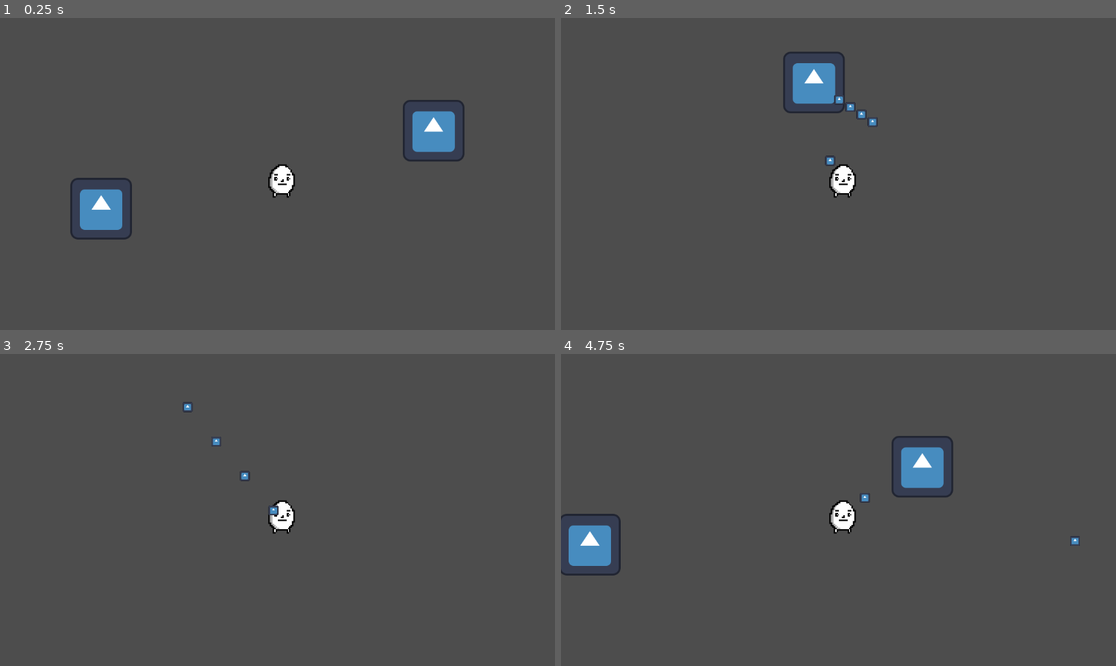
Above: before the commit, frames 1-4 (two rows, left to right).
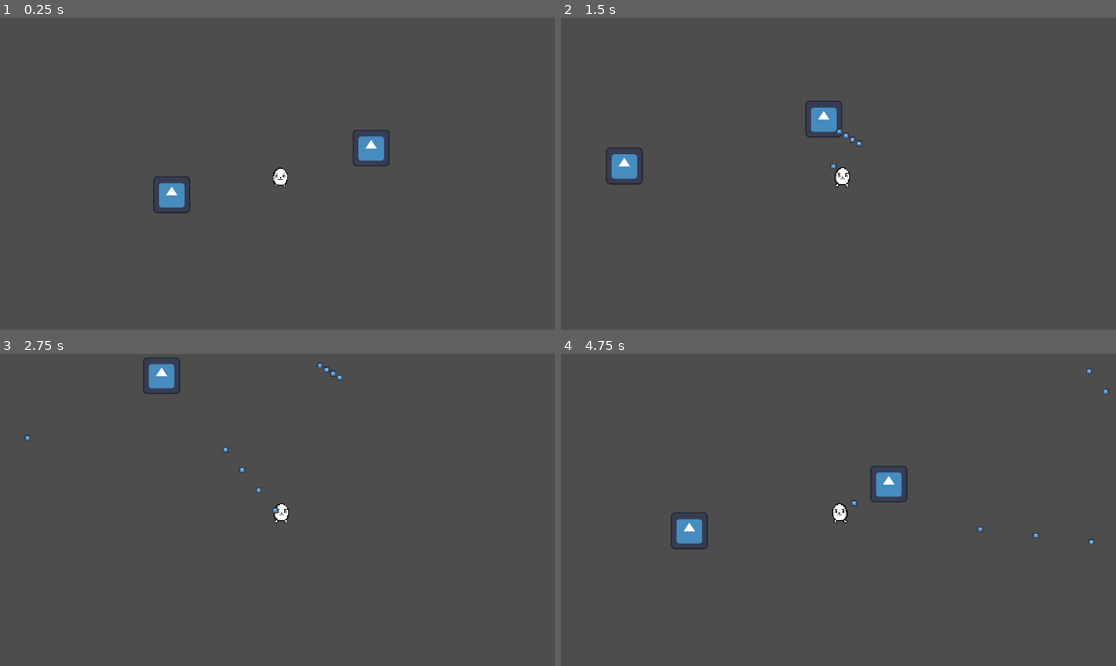
Above: after the commit, the same moments.

Repository: Dimaregaisia1749/anima
Game: Godot game, scene res://scenes/main.tscn
The game is run twice, just before and just after one commit, with the same random seed, the same clock (stepped at 60 frames per second) and the same inputs. The engine's default icon, where the game draws it, is replaced by a stand-in: a white triangle on a blue panel in a dark square.
Inputs (mouse positions are in pixels of both pictures, inside the frame that each line leads up to):
- Up to frame 1 (0.25 s): no input
- Up to frame 2 (1.5 s): tap Enter at 0.5 s; move the mouse to (960, 158) at 0.52 s; press the mouse at (960, 158) at 0.53 s; hold D (right) 0.53-1.28 s; move the mouse to (727, 189) at 1.27 s; release the mouse at (727, 189) at 1.28 s; hold S (down) from 1.28 s (still down); click (727, 189) at 1.35 s
- Up to frame 3 (2.75 s): move the mouse to (333, 441) at 2.02 s; release S (down) at 2.03 s; press the mouse at (333, 441) at 2.03 s; hold D (right) from 2.03 s (still down)
- Up to frame 4 (4.75 s): move the mouse to (810, 572) at 2.77 s; release D (right) at 2.78 s; release the mouse at (810, 572) at 2.78 s; hold W (up) 2.78-3.53 s; click (810, 572) at 2.85 s; move the mouse to (1005, 556) at 3.52 s; press the mouse at (1005, 556) at 3.53 s; hold A (left) from 3.53 s (still down); move the mouse to (672, 463) at 4.27 s; release the mouse at (672, 463) at 4.28 s; click (672, 463) at 4.35 s

The runs differ from the first frame. In frame 1, 3.8% of the frame differs, in the area x 12-84%, y 26-72%; in frame 2, 2.7%; in frame 3, 1.0%; in frame 4, 3.9%, in the area x 0-99%, y 4-72%.

Commit message:
run_animation

Diff:
--- a/scenes/Player.tscn
+++ b/scenes/Player.tscn
@@ -1,23 +1,76 @@
-[gd_scene load_steps=5 format=3 uid="uid://dfahior2p7kff"]
+[gd_scene load_steps=13 format=3 uid="uid://dfahior2p7kff"]
 
 [ext_resource type="Script" path="res://scripts/PlayerController.gd" id="1_jw3v8"]
 [ext_resource type="PackedScene" uid="uid://bha70x71wx2ab" path="res://scenes/Bullet.tscn" id="2_erbh4"]
-[ext_resource type="Texture2D" uid="uid://d3fh3c3ynwtsf" path="res://sprites/Hero.png" id="3_ndko3"]
+[ext_resource type="Texture2D" uid="uid://d3fh3c3ynwtsf" path="res://sprites/hero.png" id="3_ndko3"]
+[ext_resource type="Texture2D" uid="uid://bcol5d4cxftby" path="res://sprites/hero_sheet.png" id="4_gpmwt"]
 
 [sub_resource type="CapsuleShape2D" id="CapsuleShape2D_v22f0"]
 radius = 9.41226
 height = 21.6536
 
+[sub_resource type="AtlasTexture" id="AtlasTexture_itkf5"]
+atlas = ExtResource("4_gpmwt")
+region = Rect2(0, 0, 24, 25)
+
+[sub_resource type="AtlasTexture" id="AtlasTexture_fulb4"]
+atlas = ExtResource("4_gpmwt")
+region = Rect2(24, 0, 24, 25)
+
+[sub_resource type="AtlasTexture" id="AtlasTexture_3eq4n"]
+atlas = ExtResource("4_gpmwt")
+region = Rect2(48, 0, 24, 25)
+
+[sub_resource type="AtlasTexture" id="AtlasTexture_bshcl"]
+atlas = ExtResource("4_gpmwt")
+region = Rect2(72, 0, 24, 25)
+
+[sub_resource type="AtlasTexture" id="AtlasTexture_3pgsw"]
+atlas = ExtResource("4_gpmwt")
+region = Rect2(96, 0, 24, 25)
+
+[sub_resource type="AtlasTexture" id="AtlasTexture_xnesf"]
+atlas = ExtResource("4_gpmwt")
+region = Rect2(120, 0, 24, 25)
+
+[sub_resource type="SpriteFrames" id="SpriteFrames_2aqss"]
+animations = [{
+"frames": [{
+"duration": 1.0,
+"texture": ExtResource("3_ndko3")
+}],
+"loop": true,
+"name": &"idle",
+"speed": 5.0
+}, {
+"frames": [{
+"duration": 1.0,
+"texture": SubResource("AtlasTexture_itkf5")
+}, {
+"duration": 1.0,
+"texture": SubResource("AtlasTexture_fulb4")
+}, {
+"duration": 1.0,
+"texture": SubResource("AtlasTexture_3eq4n")
+}, {
+"duration": 1.0,
+"texture": SubResource("AtlasTexture_bshcl")
+}, {
+"duration": 1.0,
+"texture": SubResource("AtlasTexture_3pgsw")
+}, {
+"duration": 1.0,
+"texture": SubResource("AtlasTexture_xnesf")
+}],
+"loop": true,
+"name": &"run",
+"speed": 6.0
+}]
+
 [node name="Player" type="CharacterBody2D"]
 scale = Vector2(2.77553, 2.8)
 script = ExtResource("1_jw3v8")
 bullet = ExtResource("2_erbh4")
-
-[node name="Sprite2D" type="Sprite2D" parent="."]
-texture_filter = 1
-position = Vector2(-0.142029, 0.827248)
-scale = Vector2(1.03353, 1.02259)
-texture = ExtResource("3_ndko3")
 
 [node name="CollisionShape2D" type="CollisionShape2D" parent="."]
 position = Vector2(0, 3.40598e-07)
@@ -27,3 +80,10 @@
 [node name="Camera2D" type="Camera2D" parent="."]
 position = Vector2(-3.24262, -4.28571)
 scale = Vector2(1.00833, 1)
+zoom = Vector2(0.6, 0.6)
+
+[node name="AnimatedSprite2D" type="AnimatedSprite2D" parent="."]
+texture_filter = 1
+sprite_frames = SubResource("SpriteFrames_2aqss")
+animation = &"run"
+frame_progress = 0.908282
--- a/scenes/main.tscn
+++ b/scenes/main.tscn
@@ -6,6 +6,7 @@
 [node name="Main" type="Node2D"]
 
 [node name="Player" parent="." instance=ExtResource("1_525fw")]
+speed = 300
 
 [node name="wall" parent="." instance=ExtResource("2_xmbth")]
 position = Vector2(320, -97)
--- a/scripts/PlayerController.gd
+++ b/scripts/PlayerController.gd
@@ -6,6 +6,7 @@
 var bullet_speed = 20
 var shoot_delay = 0.2
 var time_since_shoot = 0
+@onready var animated = $AnimatedSprite2D
 
 func _physics_process(delta):
 	time_since_shoot += delta
@@ -17,6 +18,17 @@
 	velocity = input_direction  * speed * delta * 100
 	move_and_slide()
 
+	if Input.is_action_pressed("right"):
+		animated.play('run')
+		animated.scale.x = 1
+	elif Input.is_action_pressed("left"):
+		animated.play('run')
+		animated.scale.x = -1
+	elif Input.is_action_pressed("up") or Input.is_action_pressed("down"):
+		animated.play('run')
+	else:
+		animated.play('idle')
+
 func shoot():
 	var bullet_instance = bullet.instantiate()
 	var player_position = global_position
Binary file changed: sprites/hero_sheet.png
Not shown, changed: sprites/hero_sheet.png.import
